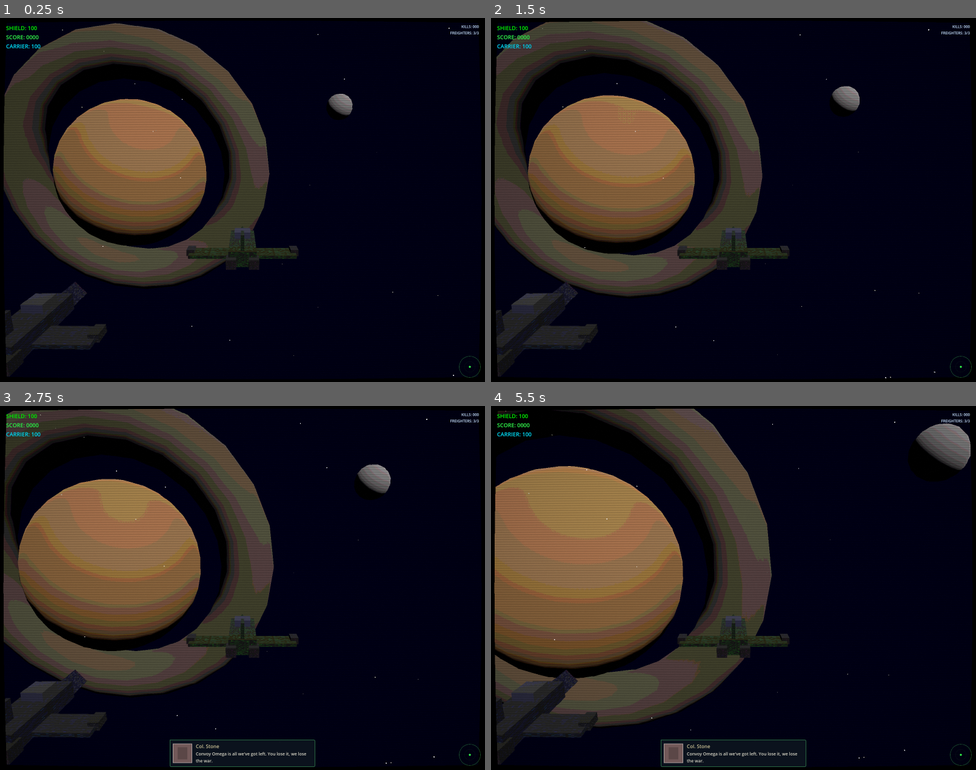
Above: before the commit, frames 1-4 (two rows, left to right).
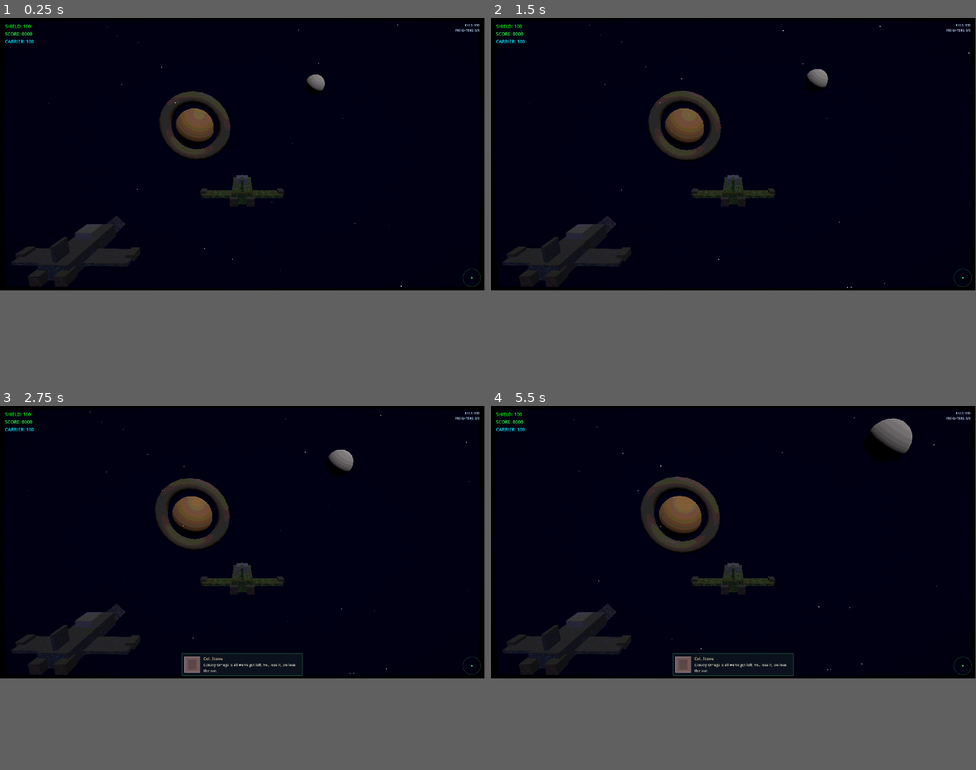
Above: after the commit, the same moments.

Repository: mitchins/salamander-wing-game
Game: Godot game, scene res://scenes/Main.tscn
Same seed, same stepped clock (60 frames per second), same inputs: the game is played once before the commit and once after it.
Inputs:
- Up to frame 1 (0.25 s): no input
- Up to frame 2 (1.5 s): tap Enter at 0.5 s; hold D (move_right) 0.53-1.28 s; hold Space (fire) 0.53-1.28 s; hold S (move_down) from 1.28 s (still down); tap 1 at 1.35 s
- Up to frame 3 (2.75 s): release S (move_down) at 2.03 s; hold D (move_right) from 2.03 s (still down); tap 2 at 2.1 s
- Up to frame 4 (5.5 s): release D (move_right) at 2.78 s; hold W (move_up) 2.78-3.53 s; tap Space (fire) at 2.85 s; hold A (move_left) 3.53-5.03 s; tap 1 at 3.6 s; tap 2 at 4.35 s; hold S (move_down) from 5.03 s (still down); hold Space (fire) from 5.03 s (still down)
In our replay, the window is 800x600 before the commit and 799x449 after it. These sizes can differ from the game's own. Grey fills any space a smaller window leaves; there, only what the larger window draws over its background counts as a difference.

The runs differ from the first frame. In frame 1, 29% of the frame differs, in the area x 0-100%, y 1-99%; in frame 2, 31%; in frame 3, 33%; in frame 4, 38%, in the area x 0-100%, y 0-100%.

Commit message:
feat: Update viewport dimensions and enhance scaling logic for improved display on various resolutions

Diff:
--- a/project.godot
+++ b/project.godot
@@ -22,9 +22,8 @@
 
 [display]
 
-window/size/viewport_width=1600
-window/size/viewport_height=1200
-window/stretch/mode="disabled"
+window/size/viewport_width=1920
+window/size/viewport_height=1080
 
 [input]
 
--- a/scenes/BackgroundRoot.tscn
+++ b/scenes/BackgroundRoot.tscn
@@ -40,7 +40,7 @@
 script = ExtResource("1_bgroot")
 
 [node name="GasGiant" type="MeshInstance3D" parent="."]
-transform = Transform3D(1, 0, 0, 0, 1, 0, 0, 0, 1, -120, -30, -350)
+transform = Transform3D(1, 0, 0, 0, 1, 0, 0, 0, 1, -200, -60, -1000)
 mesh = SubResource("SphereMesh_giant")
 surface_material_override/0 = SubResource("Material_giant")
 
@@ -50,6 +50,6 @@
 surface_material_override/0 = SubResource("Material_moon")
 
 [node name="Ring" type="MeshInstance3D" parent="."]
-transform = Transform3D(1, 0, 0, 0, 0.2, 0.98, 0, -0.98, 0.2, -120, -30, -350)
+transform = Transform3D(1, 0, 0, 0, 0.2, 0.98, 0, -0.98, 0.2, -200, -60, -1000)
 mesh = SubResource("TorusMesh_ring")
 surface_material_override/0 = SubResource("Material_ring")
--- a/scenes/Main.tscn
+++ b/scenes/Main.tscn
@@ -22,24 +22,22 @@
 shader_parameter/color_depth = 16.0
 shader_parameter/dither_strength = 0.02
 shader_parameter/noise_intensity = 0.02
-shader_parameter/internal_resolution = Vector2(400, 300)
 shader_parameter/brightness = 1.0
 shader_parameter/gamma = 0.9
+shader_parameter/saturation = 1.05
+shader_parameter/contrast = 1.05
+shader_parameter/internal_resolution = Vector2(400, 300)
 shader_parameter/mid_boost = 1.15
 shader_parameter/lift_shadows_start = 0.02
 shader_parameter/lift_shadows_end = 0.25
-shader_parameter/saturation = 1.05
-shader_parameter/contrast = 1.05
 
 [sub_resource type="Environment" id="Environment_space"]
 background_mode = 1
 background_color = Color(0.01, 0.01, 0.04, 1)
 ambient_light_source = 2
 ambient_light_color = Color(0.0666667, 0.0862745, 0.133333, 1)
+ambient_light_sky_contribution = 0.0
 ambient_light_energy = 0.25
-ambient_light_sky_contribution = 0.0
-tonemap_mode = 0
-glow_enabled = false
 fog_enabled = true
 fog_light_color = Color(0.02, 0.02, 0.06, 1)
 fog_density = 0.001
@@ -57,18 +55,15 @@
 mission_file = "res://missions/mission_convoy.json"
 
 [node name="SubViewportContainer" type="SubViewportContainer" parent="."]
-anchors_preset = 0
-anchor_right = 0.0
-anchor_bottom = 0.0
+material = SubResource("ShaderMaterial_crt")
 grow_horizontal = 0
 grow_vertical = 0
 stretch = true
-material = SubResource("ShaderMaterial_crt")
 script = ExtResource("10_scaler")
 
 [node name="GameViewport" type="SubViewport" parent="SubViewportContainer"]
 handle_input_locally = false
-size = Vector2i(400, 300)
+size = Vector2i(2, 2)
 render_target_update_mode = 4
 
 [node name="WorldEnvironment" type="WorldEnvironment" parent="SubViewportContainer/GameViewport"]
@@ -78,18 +73,15 @@
 transform = Transform3D(0.866025, -0.353553, 0.353553, 0, 0.707107, 0.707107, -0.5, -0.612372, 0.612372, 0, 10, 0)
 light_color = Color(0.95, 0.92, 0.85, 1)
 light_energy = 1.2
-shadow_enabled = false
 
 [node name="FillLight3D" type="DirectionalLight3D" parent="SubViewportContainer/GameViewport"]
 transform = Transform3D(-0.866025, 0.353553, -0.353553, 0, 0.707107, 0.707107, 0.5, 0.612372, -0.612372, 0, -8, 0)
 light_color = Color(0.0627451, 0.0941176, 0.133333, 1)
 light_energy = 0.12
-shadow_enabled = false
 
 [node name="BackgroundRoot" parent="SubViewportContainer/GameViewport" instance=ExtResource("12_background")]
 
 [node name="Player" parent="SubViewportContainer/GameViewport" instance=ExtResource("4_player")]
-transform = Transform3D(1, 0, 0, 0, 1, 0, 0, 0, 1, 0, 0, 0)
 
 [node name="Wingman" parent="SubViewportContainer/GameViewport" instance=ExtResource("9_wingman")]
 transform = Transform3D(1, 0, 0, 0, 1, 0, 0, 0, 1, -3, -0.5, 2)
--- a/scripts/Main.gd
+++ b/scripts/Main.gd
@@ -51,6 +51,7 @@
 var _comms_timer: float = 0.0
 
 func _ready() -> void:
+
 	# Set up connections
 	game_controller.setup_hud(hud)
 
--- a/scripts/ViewportScaler.gd
+++ b/scripts/ViewportScaler.gd
@@ -1,32 +1,75 @@
 extends SubViewportContainer
 
-## Integer scales the SubViewport to fill window while preserving crisp pixels.
-const INTERNAL_SIZE := Vector2i(400, 300)
+## Dynamic integer-scaling system that maximizes screen usage on all monitor sizes.
+## Computes internal resolution based on window size divided by integer scale.
+## Keeps the retro look by constraining internal height to 180-480px range.
+
+const MIN_INTERNAL_HEIGHT := 180  # Minimum retro resolution
+const MAX_INTERNAL_HEIGHT := 480  # Maximum retro resolution (keeps low-res look)
+const MAX_SCALE := 8              # Maximum integer scale factor
+
+@onready var subviewport := $GameViewport as SubViewport
 
 func _ready() -> void:
-    # Ensure SubViewport has intended internal size
-    var vp := $GameViewport as SubViewport
-    if vp:
-        vp.size = INTERNAL_SIZE
+	texture_filter = CanvasItem.TEXTURE_FILTER_NEAREST
+	stretch = true
 
-    texture_filter = CanvasItem.TEXTURE_FILTER_NEAREST
-    stretch = true
+	_update_render_scale()
+	var root := get_viewport()
+	if root:
+		root.size_changed.connect(_update_render_scale)
 
-    _update_scale()
-    var root := get_viewport()
-    if root:
-        root.size_changed.connect(_update_scale)
+func _update_render_scale() -> void:
+	var win: Vector2 = Vector2(DisplayServer.window_get_size())
 
-func _update_scale() -> void:
-    var win_px: Vector2i = DisplayServer.window_get_size()
-    var win_size: Vector2 = Vector2(win_px)
-    var scale_x = floor(win_size.x / float(INTERNAL_SIZE.x))
-    var scale_y = floor(win_size.y / float(INTERNAL_SIZE.y))
-    var scale_factor: int = max(1, int(min(scale_x, scale_y)))
+	var best_internal := Vector2i(320, 240)
+	var best_scale := 1
 
-    var target_size: Vector2 = Vector2(INTERNAL_SIZE) * float(scale_factor)
-    size = target_size
-    position = (win_size - target_size) * 0.5
+	# Calculate maximum possible scale that still meets minimum height
+	var max_possible_scale: int = min(MAX_SCALE, int(floor(win.y / float(MIN_INTERNAL_HEIGHT))))
+	if max_possible_scale < 1:
+		max_possible_scale = 1
 
-    # Keep children layout stable
-    set_anchors_preset(Control.PRESET_TOP_LEFT)
+	# Try scales from largest to smallest, pick first that fits retro constraints
+	for s in range(max_possible_scale, 0, -1):
+		var internal := Vector2i(
+			int(floor(win.x / s)),
+			int(floor(win.y / s))
+		)
+
+		# Check if this internal resolution is in the retro sweet spot
+		if internal.y < MIN_INTERNAL_HEIGHT:
+			continue
+		if internal.y > MAX_INTERNAL_HEIGHT:
+			continue
+
+		best_internal = internal
+		best_scale = s
+		break
+
+	# Fallback for very small windows or if no scale satisfied constraints
+	if best_scale == 1 and best_internal == Vector2i(320, 240):
+		var s: int = max(1, int(floor(win.y / float(MAX_INTERNAL_HEIGHT))))
+		var internal := Vector2i(
+			int(floor(win.x / s)),
+			int(floor(win.y / s))
+		)
+		best_internal = internal
+		best_scale = s
+
+	# Apply the computed resolution to SubViewport
+	if subviewport:
+		subviewport.size = best_internal
+
+	# Scale and center the display
+	var scaled_size: Vector2 = Vector2(best_internal) * float(best_scale)
+	size = scaled_size
+	position = (win - scaled_size) * 0.5
+
+	# Keep children layout stable
+	set_anchors_preset(Control.PRESET_TOP_LEFT)
+
+	# Update shader parameter for internal resolution (if used by CRT shader)
+	if material and material is ShaderMaterial:
+		var shader_mat := material as ShaderMaterial
+		shader_mat.set_shader_parameter("internal_resolution", Vector2(best_internal))
Not shown: 1 places in scenes/Main.tscn that only renumber resources
